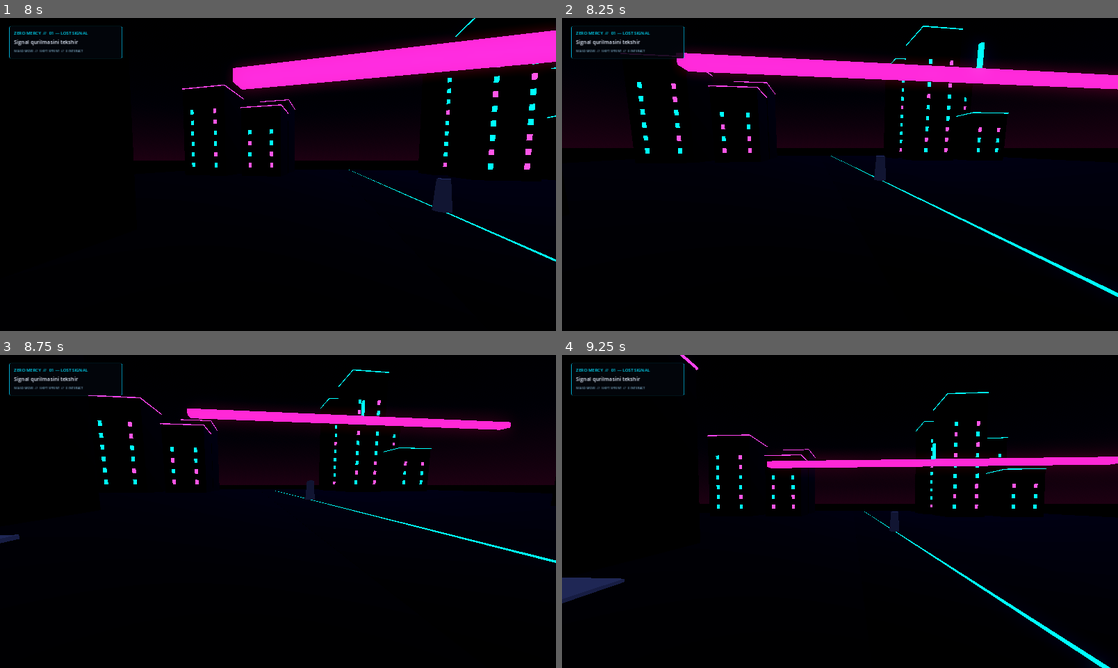
Above: before the commit, frames 1-4 (two rows, left to right).
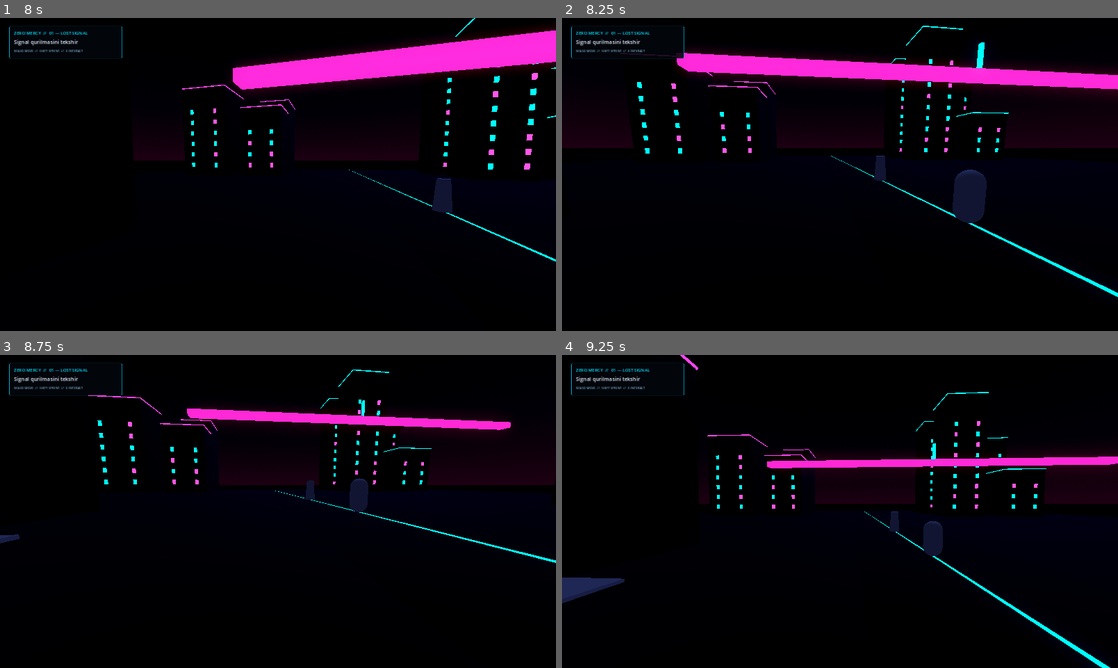
Above: after the commit, the same moments.

Repository: muharramoyxolmatova250-gif/ZERO-MERCY
Game: Godot game, scene res://scenes/main.tscn
Two runs of this game, one before a commit and one after it. Both use one fixed random seed, a clock stepped at 60 frames per second and the inputs below.
Inputs (mouse positions are in pixels of both pictures, inside the frame that each line leads up to):
- Up to frame 1 (8 s): tap Enter at 0.5 s; move the mouse to (305, 174) at 0.52 s; hold W (move_forward) 0.53-5.78 s; tap E (interact) every 2.25 s from 0.6 to 7.35 s; click (305, 174) at 0.67 s; tap Space (jump) at 0.77, 1.52, 3.02, 3.77, 4.52, 6.02, 6.77, 7.52 s; move the mouse to (250, 174) at 1.27 s; tap Shift (sprint) at 1.35, 5.85 s; move the mouse to (289, 168) at 2.02 s; tap R at 2.1, 4.35, 6.6 s; move the mouse to (272, 180) at 2.77 s; click (272, 180) at 2.92 s; move the mouse to (316, 177) at 3.52 s; hold Shift (sprint) 3.53-4.28 s; move the mouse to (233, 171) at 4.27 s; move the mouse to (283, 174) at 5.02 s; click (283, 174) at 5.17 s; move the mouse to (255, 168) at 5.77 s; hold D (move_right) 5.78-6.53 s; move the mouse to (305, 174) at 6.52 s; hold W (move_forward) from 6.53 s (still down); move the mouse to (250, 174) at 7.27 s; click (250, 174) at 7.42 s
- Up to frame 2 (8.25 s): keep holding W (move_forward); move the mouse to (851, 168) at 8.02 s; hold Shift (sprint) from 8.03 s (still down)
- Up to frame 3 (8.75 s): keep holding W (move_forward); keep holding Shift (sprint)
- Up to frame 4 (9.25 s): move the mouse to (834, 517) at 8.77 s; release W (move_forward) at 8.78 s; release Shift (sprint) at 8.78 s; hold A (move_left) from 8.78 s (still down); tap R at 8.85 s; tap Space (jump) at 9.02 s

Frame 1 is identical in both runs. In frame 2, 0.9% of the frame differs, in the area x 70-77%, y 48-66%; in frame 3, 0.3%; in frame 4, 0.4%.

Commit message:
Integrate combat target into main city scene

Diff:
--- a/scripts/main.gd
+++ b/scripts/main.gd
@@ -4,6 +4,7 @@
 const HUD_SCENE := preload("res://scenes/ui/mission_hud.tscn")
 const BEACON_SCENE := preload("res://scenes/world/mission_beacon.tscn")
 const RESCUE_SCENE := preload("res://scenes/world/rescue_zone.tscn")
+const ENEMY_SCENE := preload("res://scenes/combat/training_enemy.tscn")
 
 var rng := RandomNumberGenerator.new()
 
@@ -22,6 +23,9 @@
 	var rescue_zone := RESCUE_SCENE.instantiate()
 	rescue_zone.position = Vector3(15, 0, -25)
 	add_child(rescue_zone)
+	var enemy := ENEMY_SCENE.instantiate()
+	enemy.position = Vector3(0, 0, -18)
+	add_child(enemy)
 
 func _build_environment() -> void:
 	var world_env := WorldEnvironment.new()
